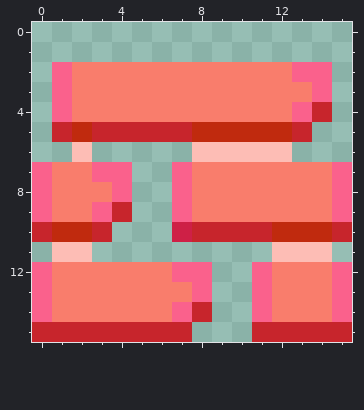
One commit to this pixel-art sprite: src/main/resources/sprites/brick/dead1.png. The picture above was drawn from the file before the commit.
The file is 16x16 pixels.
The result:
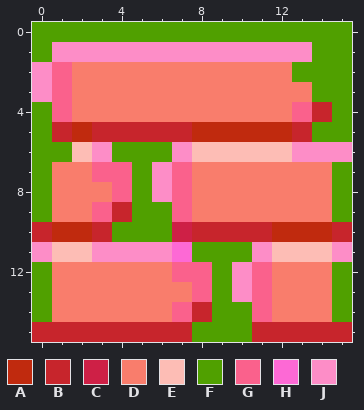
Palette (. is transparent): A #c02a0e  B #c7252c  C #ce2046  D #f97d6c  E #fdbdb5  F #50a000  G #fa618c  H #fd69d5  J #fd8dc7
The exact change:
The author put colour F in row 0 at x 0 to 15; in row 1 at x 0 and 14 to 15; in rows 2 to 3 at x 15; in row 4 at x 0 and 15; in row 5 at x 0 and 14 to 15; in row 6 at x 0 to 1 and 4 to 6.
The author put colour F in rows 7 to 8 at x 5; in row 9 at x 5 to 6; in row 10 at x 4 to 6; in row 11 at x 8 to 10; in rows 12 to 13 at x 9; in row 14 at x 9 to 10.
The author put colour F in row 15 at x 8 to 10.
Colour G becomes colour F in row 2 at x 13 to 14; in row 3 at x 14; in rows 7 to 9 at x 0 and 15; in rows 12 to 14 at x 0 and 15.
The author put colour H in row 11 at x 7.
The author put colour J in row 1 at x 1 to 13; in rows 2 to 3 at x 0; in row 6 at x 3, 7 and 13 to 15; in rows 7 to 8 at x 6; in row 11 at x 0, 3 to 6, 11 and 15; in rows 12 to 13 at x 10.
Boxes around the changes in both pictures, in picture pixels (x1, y1, x2, y2):
changed: (32, 22, 352, 342)
